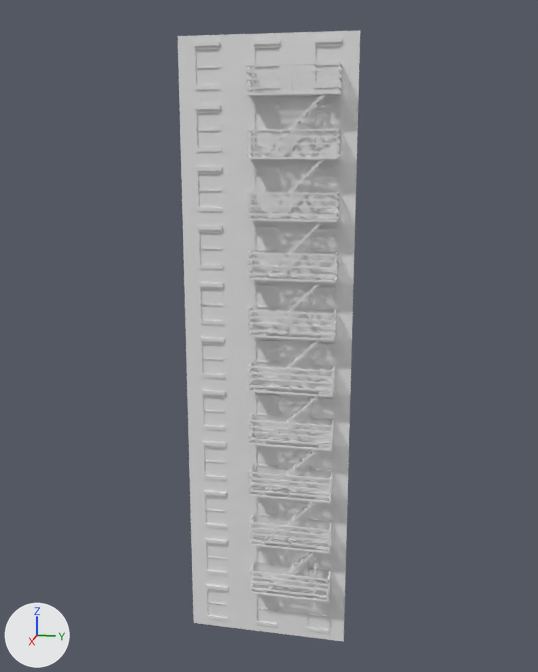
An edit to the FBX model Blender/FBX/Buildings/Building pieces/Type 2/11 floors/Fire escape.fbx, drawn before and after from the same camera.
Both versions are drawn from a camera (50 mm lens) standing at (37.8, 7.7, 27.4) and looking at (-0.8, 0.0, 17.7). Arrows for +X, +Y and +Z are at lower left; the lights stay in place. Where no turn or scale is listed for an object, it has been applied to the vertices.

Objects in the first picture: 'Cube_001', 'FireEscape', 'Plane', 'Window'.
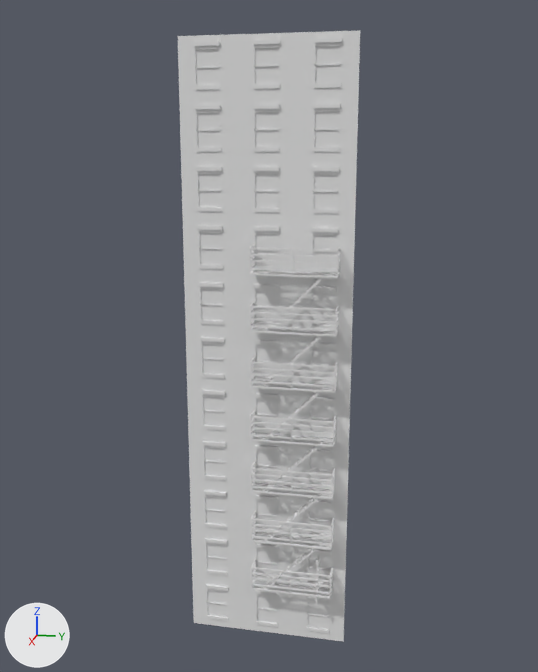
What differs and where, as boxes [x1, y1, x2, y2] in the pictures (538 x 672 px):
```json
{"object": "FireEscape", "change": "deleted", "before": [245, 62, 342, 610]}
{"object": "End", "change": "added", "after": [249, 245, 340, 606]}
```

Edits to the scene script, one JSON object a line:
```json
{"op": "add", "block": "me_end", "code": ["me_end = bpy.data.meshes.new('End')", "me_end.from_pydata(...)  # 2160 vertices, 1500 faces; spans x -2.5..0.5, y -2.3..2.3, z -0.7..27.4", "me_end.materials.append(mat_material_013)  # white #e7e7e7"]}
{"op": "remove", "block": "ob_fireescape", "code": ["ob_fireescape = bpy.data.objects.new('FireEscape', me_fireescape)", "ob_fireescape.location = (0.55, 1.41, 3.14)"]}
{"op": "add", "block": "ob_end", "code": ["ob_end = bpy.data.objects.new('End', me_end)", "ob_end.location = (0.55, 1.54, 3.37)"]}
```
